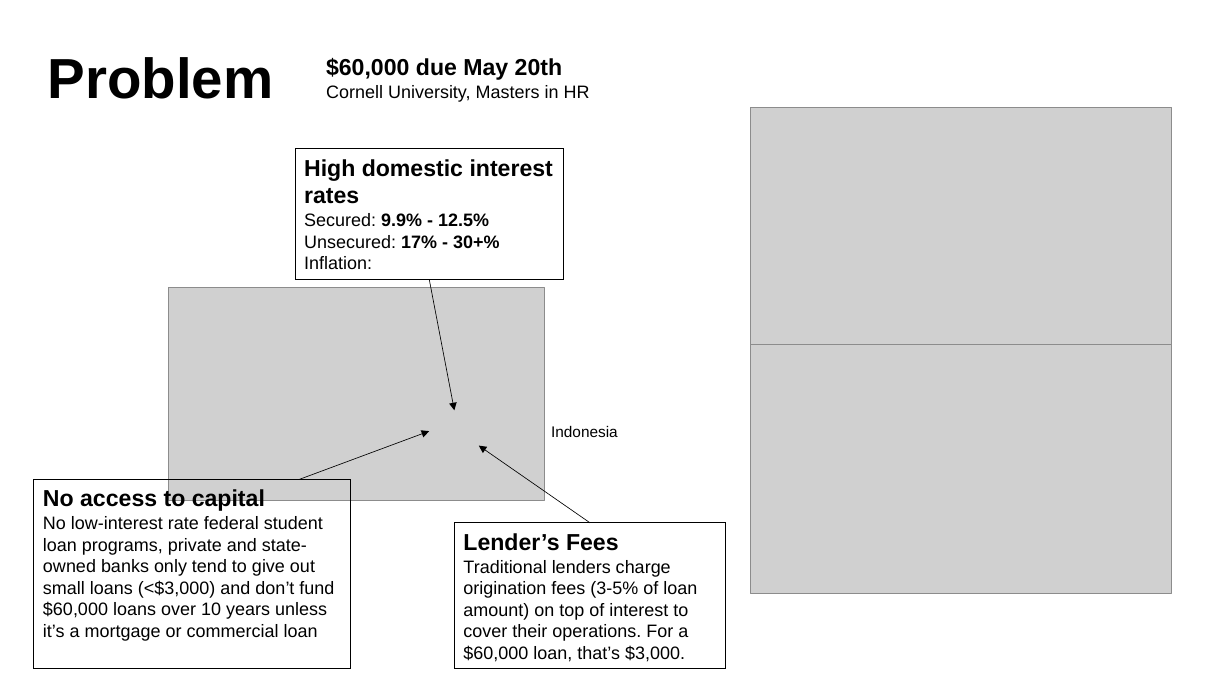
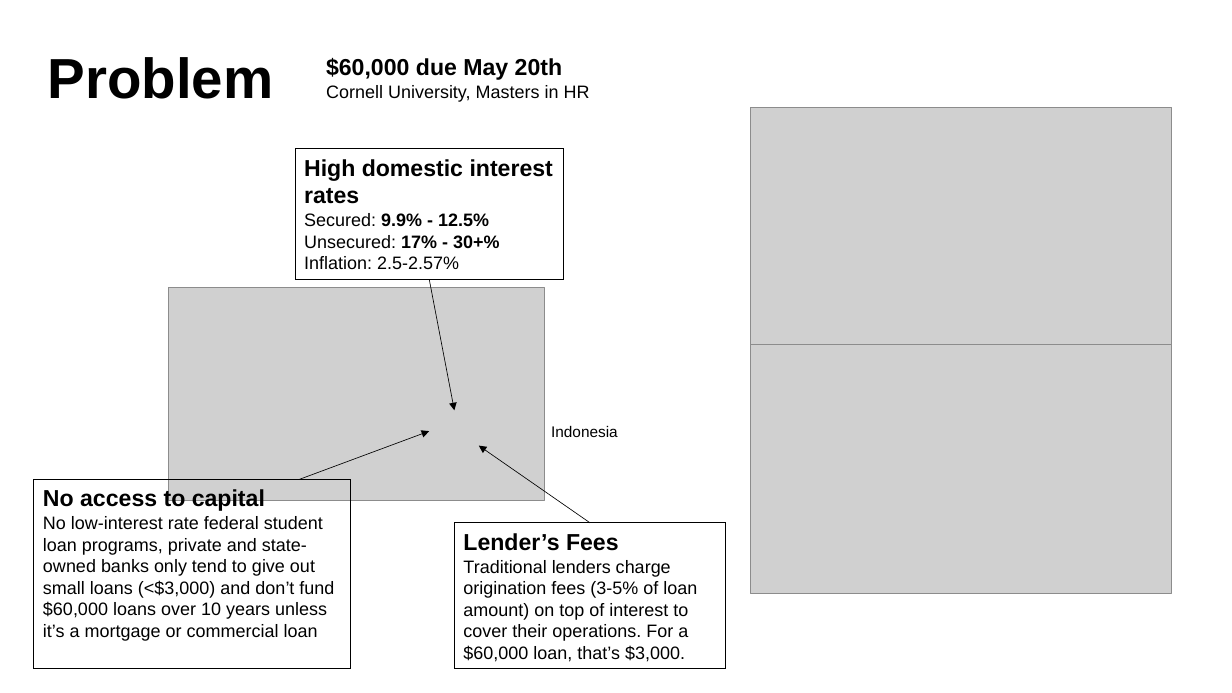
Before and after one commit to enabledao/enable, a slide deck: slide 4 of presentation/presentation.pptx (slide 3 before the commit). Drawn at 1232x693 pixels with LibreOffice and Linux fonts; fonts in the diff are those of the drawing; grey boxes stand for pictures. Boxes give left, top, right and bottom in pixels: in the first picture for what was removed or moved away, otherwise in the second. Text is boxed around its words. In the diff, an @@ line names an element or a change of style, - is before the commit and + after.

```diff
--- a/presentation/presentation.pptx
+++ b/presentation/presentation.pptx
@@ text in rectangle at box(304, 256, 459, 269): text changed @@
-Inflation:
+Inflation: 2.5-2.57%
```
Also in this commit, not shown: 7 slides added.
